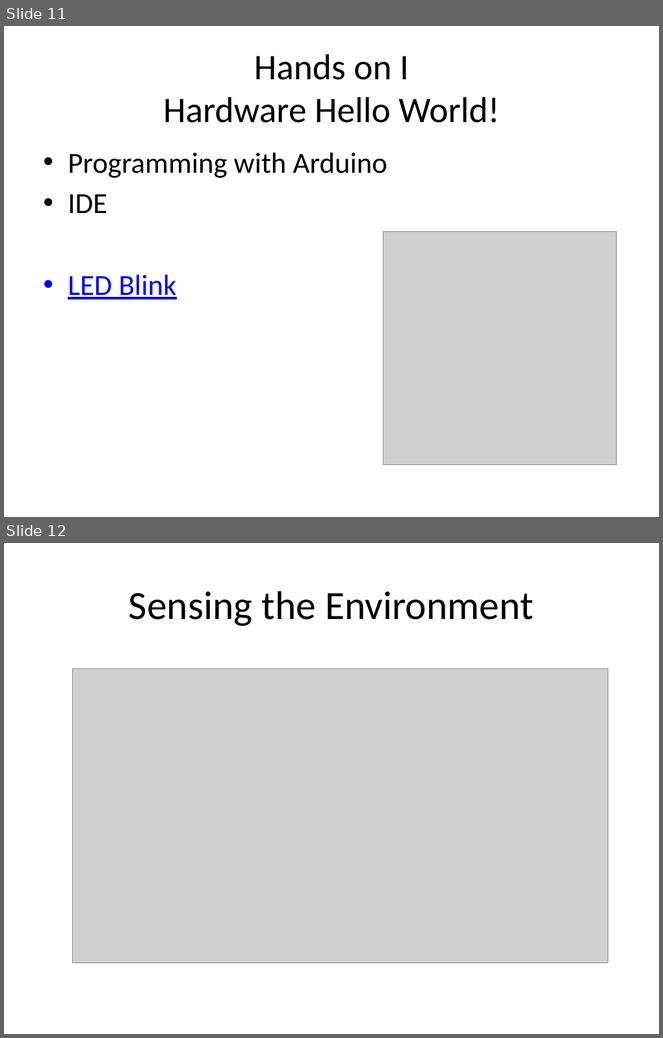
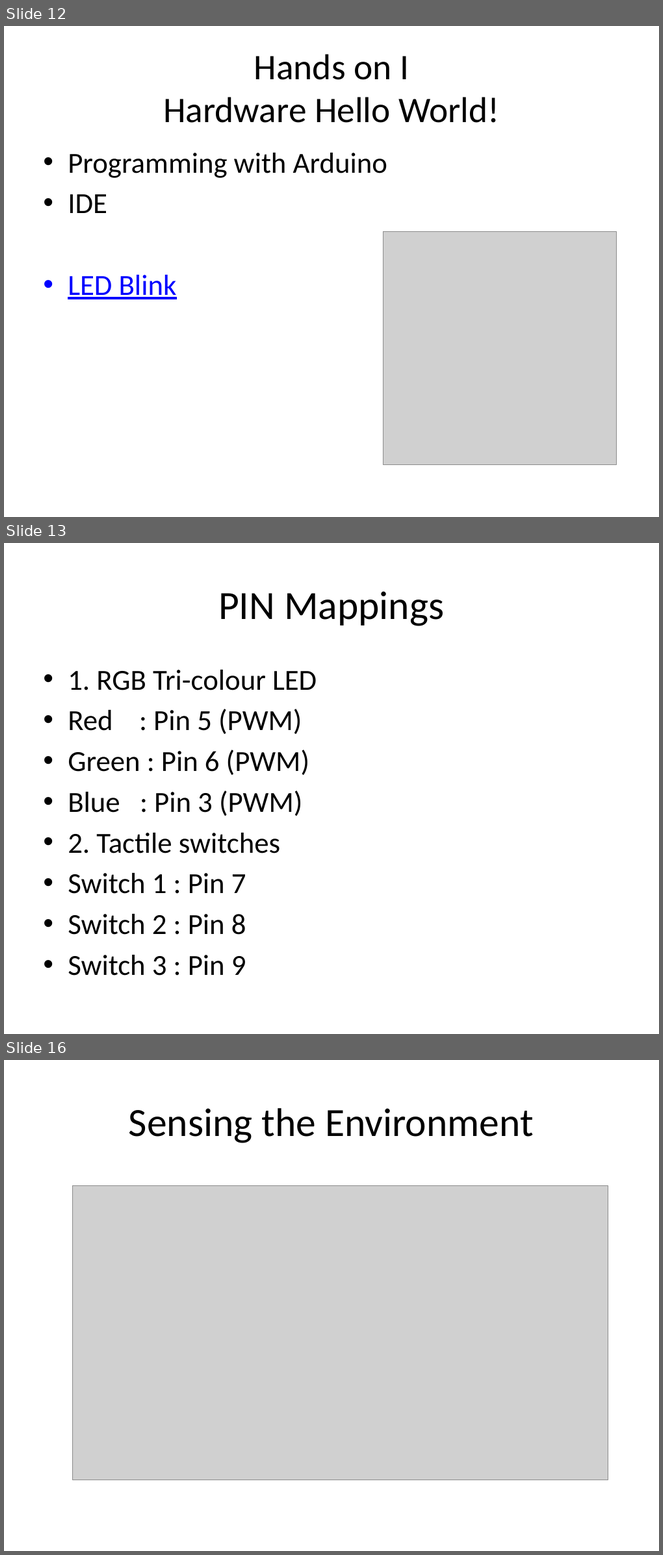
Before and after one commit to doothings/Arduino-101, a slide deck: Presentation.pptx. Shown one above the other, each under a label of ours: slides 11 and 12 before the commit, slides 12, 13 and 16 after it; the slides between them are not shown. The pictures are 663x1038 and 663x1555 pixels, drawn with LibreOffice and Linux fonts; fonts in the diff are those of the drawing; grey boxes stand for pictures. Boxes give left, top, right and bottom in pixels: in the first picture for what was removed or moved away, otherwise in the second. Text is boxed around its words. In the diff, an @@ line names an element or a change of style, - is before the commit and + after.

```diff
--- a/Presentation.pptx
+++ b/Presentation.pptx
@@ slide 13 added at [4, 543, 659, 1034], background #FFFFFF @@
@@ title added at [218, 591, 444, 626], 44 pt, text #000000 @@
+PIN Mappings
@@ text added at [68, 670, 317, 976], 32 pt, text #000000 @@
+• 1. RGB Tri-colour LED
+• Red : Pin 5 (PWM)
+• Green : Pin 6 (PWM)
+• Blue : Pin 3 (PWM)
+• 2. Tactile switches
+• Switch 1 : Pin 7
+• Switch 2 : Pin 8
+• Switch 3 : Pin 9
@@ what was slide 11 is now slide 12 @@
@@ what was slide 12 is now slide 16 @@
```
Also in this commit, not shown: 3 other slides added, 1 other file.
